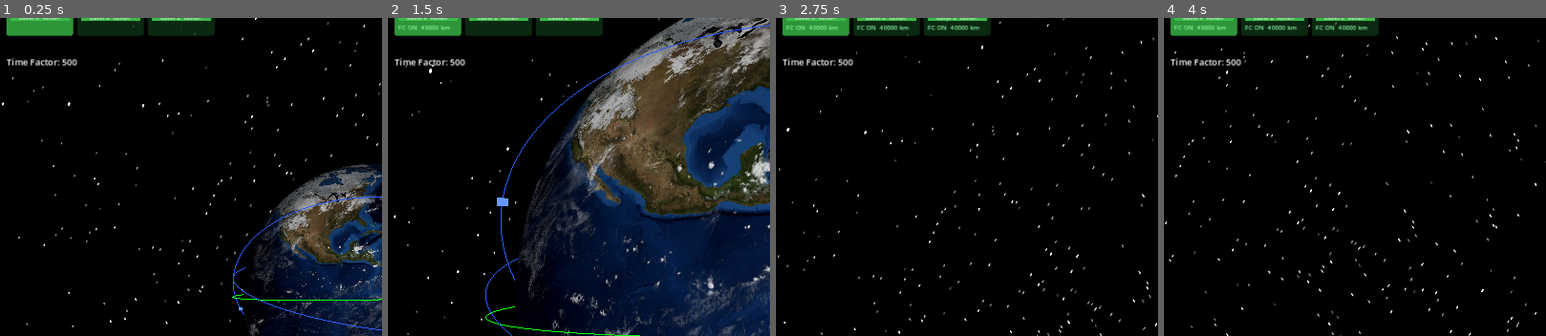
Above: before the commit, frames 1-4 (left to right).
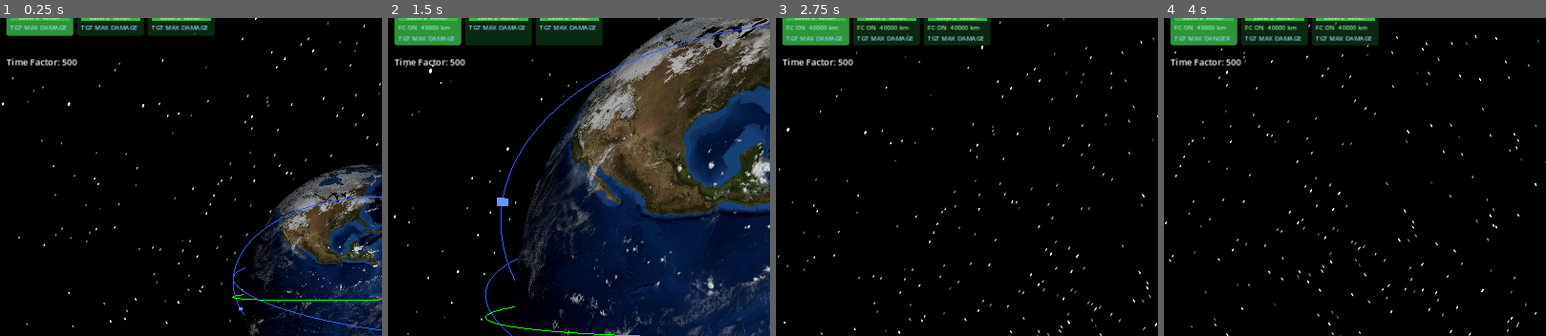
Above: after the commit, the same moments.

Repository: mellenburg/game
Game: Godot game, scene res://scenes/main.tscn
Same seed, same stepped clock (60 frames per second), same inputs: the game is played once before the commit and once after it.
Inputs (mouse positions are % of the whole screen's width and height, from its top left):
- Up to frame 1 (0.25 s): no input
- Up to frame 2 (1.5 s): tap Enter at 0.5 s; move the mouse to (55, 50) at 0.52 s; hold W (move_forward) from 0.53 s (still down); tap C (toggle_fire_control) at 0.6 s; tap L (toggle_laser_targeting, bound only after the commit) at 0.8, 1.35 s; move the mouse to (45, 50) at 1.27 s
- Up to frame 3 (2.75 s): keep holding W (move_forward); tap Shift at 1.55 s; move the mouse to (52, 48) at 2.02 s; hold Shift from 2.03 s (still down); tap C (toggle_fire_control) at 2.3 s
- Up to frame 4 (4 s): keep holding W (move_forward); move the mouse to (49, 52) at 2.77 s; release Shift at 2.78 s; tap J (add_decaying_enemy) at 2.85 s; tap L (toggle_laser_targeting, bound only after the commit) at 3.05 s; move the mouse to (57, 51) at 3.52 s; hold Shift from 3.53 s (still down); tap B (add_enemies) at 3.6 s
The pictures show only the part of the screen within x 0-50%, y 7-57%; the shares and areas given below are measured in that part.

The runs differ from the first frame. In frame 1, 0.5% of the frame differs, in the area x 2-55%, y 2-4%; in frame 2, 2.0%, in the area x 1-57%, y 2-9%; in frame 3, 1.6%; in frame 4, 1.6%.

Commit message:
Add laser targeting modes (max damage / max danger)
L toggles the selected unit's laser between MAX_DAMAGE (closest target,
matches the previous behavior) and MAX_DANGER (target whose current
trajectory impacts Earth soonest, ranked by predicted time-to-impact
with closest-distance as a tiebreaker). Shift+L flips every armed
player ship in the fleet to a shared mode.

EarthOrbit gets a new pure RefCounted helper, time_to_impact, that
clones the orbit and propagates stepwise until the body crosses the
surface or the horizon expires. Short-circuits non-impacting orbits on
the r_p > EARTH_RADIUS_KM gate so MAX_DANGER stays cheap when no body
is currently inbound. Player roster boxes get a persistent "TGT MAX
DAMAGE / TGT MAX DANGER" line so the operator can see the current
mode at a glance.

https://claude.ai/code/session_01TriXTcCxX5Qj8cEsKUxNmT

Diff:
--- a/godot/project.godot
+++ b/godot/project.godot
@@ -125,6 +125,10 @@
 "deadzone": 0.5,
 "events": [Object(InputEventKey,"resource_local_to_scene":false,"resource_name":"","device":-1,"window_id":0,"alt_press …(191 unchanged characters)…
 }
+toggle_laser_targeting={
+"deadzone": 0.5,
+"events": [Object(InputEventKey,"resource_local_to_scene":false,"resource_name":"","device":-1,"window_id":0,"alt_pressed":false,"shift_pressed":false,"ctrl_pressed":false,"meta_pressed":false,"pressed":false,"keycode":0,"physical_keycode":76,"key_label":0,"unicode":0,"location":0,"echo":false,"script":null)]
+}
 
 [physics]
 
--- a/godot/scripts/earth_orbit.gd
+++ b/godot/scripts/earth_orbit.gd
@@ -188,6 +188,43 @@
 	return EarthOrbit.new(pos, vel)
 
 
+## Forward-only estimate of when this orbit's trajectory crosses the
+## Earth's surface, in seconds. Returns 0.0 if already underground, INF
+## if the orbit's periapsis is above the surface (no current-trajectory
+## impact) or no crossing is found within `max_seconds`. Stateless on
+## the receiver — propagation runs on a temporary clone, so calling
+## this never mutates `self`. Used by the laser "max danger" targeting
+## mode to rank candidates by impact urgency rather than radial
+## distance.
+func time_to_impact(
+	max_seconds: float = 1800.0, step_seconds: float = 30.0
+) -> float:
+	if not is_state_valid():
+		return INF
+	if norm_r <= EARTH_RADIUS_KM:
+		return 0.0
+	# A bound orbit whose periapsis sits above the surface won't cross it
+	# on its own — short-circuit before we waste a clone on a satellite
+	# that will just keep orbiting. Hyperbolic / parabolic flyby cases
+	# also fall through the inequality cleanly: their r_p is well-defined
+	# (positive in both arms of the branch above) and the gate still
+	# eliminates the ones that miss.
+	if is_finite(r_p) and r_p > EARTH_RADIUS_KM:
+		return INF
+	if step_seconds <= 0.0 or max_seconds <= 0.0:
+		return INF
+	var clone := EarthOrbit.new(r, v)
+	var t := 0.0
+	while t < max_seconds:
+		var dt: float = minf(step_seconds, max_seconds - t)
+		if not clone.propagate(dt):
+			return INF
+		t += dt
+		if clone.norm_r <= EARTH_RADIUS_KM:
+			return t
+	return INF
+
+
 ## Periapsis radius for the orbit defined by (r, v). Uses the
 ## conic-section identity r_p = p / (1+e), which is well-defined for all
 ## eccentricities (elliptic, parabolic, hyperbolic). Returns 0 for a
--- a/godot/scripts/earth_system.gd
+++ b/godot/scripts/earth_system.gd
@@ -264,7 +264,18 @@
 
 
 func _pick_target_for_weapon(attacker: Satellite, w: Weapon) -> Satellite:
+	# Two-key lexicographic ranking. In MAX_DAMAGE mode the primary key is
+	# distance² (closest wins, so range-falloff damage is highest). In
+	# MAX_DANGER mode the primary key is predicted time-to-impact (soonest
+	# threat to Earth wins), with distance² as a tiebreaker so non-impacting
+	# candidates fall back to the same closest-target rule rather than
+	# leaving the weapon idle when nothing is currently inbound. Time-to-
+	# impact is computed only when MAX_DANGER is active — the propagation
+	# clone is cheap but not free, so MAX_DAMAGE keeps the original tight
+	# loop.
+	var max_danger := attacker.targeting_mode == Satellite.TARGETING_MAX_DANGER
 	var best: Satellite = null
+	var best_t := INF
 	var best_d2 := INF
 	for other in real_satellites:
 		if other == attacker:
@@ -272,7 +283,20 @@
 		if not w.is_target_in_engagement_envelope(attacker, other):
 			continue
 		var d2: float = (other.orbit.r - attacker.orbit.r).length_squared()
-		if d2 < best_d2:
+		var t := INF
+		if max_danger:
+			t = other.orbit.time_to_impact()
+		var better := false
+		if max_danger:
+			if t < best_t:
+				better = true
+			elif t == best_t and d2 < best_d2:
+				better = true
+		else:
+			if d2 < best_d2:
+				better = true
+		if better:
+			best_t = t
 			best_d2 = d2
 			best = other
 	return best
@@ -441,6 +465,11 @@
 			_toggle_fire_control_on_all()
 		else:
 			_toggle_fire_control_on_selected()
+	if Input.is_action_just_pressed("toggle_laser_targeting"):
+		if Input.is_key_pressed(KEY_SHIFT):
+			_toggle_targeting_mode_on_all()
+		else:
+			_toggle_targeting_mode_on_selected()
 
 
 # Toggle fire-control mode on the active player satellite. Mutates
@@ -476,6 +505,45 @@
 	for sat in armed:
 		if sat.fire_control_active != target:
 			sat.toggle_fire_control()
+
+
+# Toggle targeting mode on the active player satellite. Mirrors the
+# fire-control variant — mutates the *real* sat (planning clone gets
+# resync'd on the next physics tick) and silently no-ops on enemies /
+# unarmed units so the user gets no feedback for a meaningless toggle.
+func _toggle_targeting_mode_on_selected() -> void:
+	if real_satellites.is_empty():
+		return
+	var idx := planning_selected if planning_mode else selected_ship
+	if idx < 0 or idx >= real_satellites.size():
+		return
+	var sat := real_satellites[idx]
+	if sat.team != Satellite.TEAM_PLAYER or sat.weapons.is_empty():
+		return
+	sat.toggle_targeting_mode()
+
+
+# Fleet-wide targeting toggle (Shift+L). If any armed player ship is in
+# MAX_DAMAGE, snap the whole fleet to MAX_DANGER; otherwise snap them
+# all back to MAX_DAMAGE. Same "consensus then flip" pattern the
+# fire-control variant uses, so a mixed fleet converges to one mode in
+# a single press.
+func _toggle_targeting_mode_on_all() -> void:
+	var armed := _armed_player_sats()
+	if armed.is_empty():
+		return
+	var any_max_damage := false
+	for sat in armed:
+		if sat.targeting_mode == Satellite.TARGETING_MAX_DAMAGE:
+			any_max_damage = true
+			break
+	var target_mode := (
+		Satellite.TARGETING_MAX_DANGER if any_max_damage
+		else Satellite.TARGETING_MAX_DAMAGE
+	)
+	for sat in armed:
+		if sat.targeting_mode != target_mode:
+			sat.toggle_targeting_mode()
 
 
 func _armed_player_sats() -> Array[Satellite]:
--- a/godot/scripts/hud.gd
+++ b/godot/scripts/hud.gd
@@ -47,6 +47,15 @@
 const FC_TEXT_COLOR := Color(0.55, 0.95, 0.65, 1.0)
 const FC_FONT_SIZE: int = 10
 const FC_NODE_NAME: String = "FCStatus"
+
+# Targeting-mode readout. Always present on armed player ships (unlike
+# the FC line which only shows when fire control is on) — it's a
+# persistent gameplay setting, not a toggle-into-an-overlay state. Cyan
+# tint is distinct from the FC green so the two single-line meta
+# readouts don't blend visually.
+const TGT_TEXT_COLOR := Color(0.55, 0.85, 0.95, 1.0)
+const TGT_FONT_SIZE: int = 10
+const TGT_NODE_NAME: String = "TargetingStatus"
 
 const LOS_CLEAR := Color(1.0, 0.95, 0.2)        # yellow
 const LOS_BLOCKED := Color(1.0, 0.55, 0.55)     # light red
@@ -429,6 +438,15 @@
 	return l
 
 
+func _make_targeting_label() -> Label:
+	var l := Label.new()
+	l.name = TGT_NODE_NAME
+	l.add_theme_font_size_override("font_size", TGT_FONT_SIZE)
+	l.add_theme_color_override("font_color", TGT_TEXT_COLOR)
+	l.mouse_filter = Control.MOUSE_FILTER_IGNORE
+	return l
+
+
 func _update_bar_row(row: Control, fill_color: Color, text: String, fraction: float) -> void:
 	var fill := row.get_child(1) as ColorRect
 	if fill != null:
@@ -456,9 +474,9 @@
 		return
 
 	# Index 0 is the HP label; bar rows follow; an optional FC status
-	# label tails the box when fire control is active. Detach the FC
-	# label first so the bar-resize loop's child-count math stays
-	# unchanged — we re-append (or drop) it after the bars settle.
+	# label and targeting-mode label tail the box. Detach both meta
+	# labels first so the bar-resize loop's child-count math stays
+	# unchanged — we re-append (or drop) them after the bars settle.
 	var hp_label := rows.get_child(0) as Label
 	if hp_label != null:
 		hp_label.text = "HP %d/%d" % [int(sat.hp), int(sat.max_hp)]
@@ -466,6 +484,9 @@
 	var fc_label := rows.get_node_or_null(FC_NODE_NAME) as Label
 	if fc_label != null:
 		rows.remove_child(fc_label)
+	var tgt_label := rows.get_node_or_null(TGT_NODE_NAME) as Label
+	if tgt_label != null:
+		rows.remove_child(tgt_label)
 
 	var desired_bars := 0
 	if not sat.weapons.is_empty():
@@ -492,6 +513,21 @@
 		rows.add_child(fc_label)
 	elif fc_label != null:
 		fc_label.queue_free()
+
+	# Targeting mode is always shown on armed player ships — it's a
+	# persistent setting, not a transient overlay, so it doesn't gate
+	# on a toggle. Unarmed bodies skip it for the same reason FC does.
+	var want_tgt := not sat.weapons.is_empty()
+	if want_tgt:
+		if tgt_label == null:
+			tgt_label = _make_targeting_label()
+		tgt_label.text = (
+			"TGT MAX DANGER" if sat.targeting_mode == Satellite.TARGETING_MAX_DANGER
+			else "TGT MAX DAMAGE"
+		)
+		rows.add_child(tgt_label)
+	elif tgt_label != null:
+		tgt_label.queue_free()
 
 	if desired_bars == 0:
 		return
--- a/godot/scripts/satellite.gd
+++ b/godot/scripts/satellite.gd
@@ -12,6 +12,16 @@
 
 const TEAM_PLAYER: int = 0
 const TEAM_ENEMY: int = 1
+
+# Laser targeting modes. MAX_DAMAGE picks the closest in-envelope target
+# (current-distance scoring, so range-falloff damage is highest);
+# MAX_DANGER picks the in-envelope target with the smallest predicted
+# time-to-impact-on-Earth, falling back to closest distance when no
+# candidate is on a current-trajectory impact path. Stored on the
+# satellite so each ship can carry its own setting; toggled per-unit
+# (L) or fleet-wide (Shift+L).
+const TARGETING_MAX_DAMAGE: int = 0
+const TARGETING_MAX_DANGER: int = 1
 
 const SCENE_SCALE: float = 1.0 / 1000.0
 const DEFAULT_R := Vector3(-6045.0, -3490.0, 2500.0)
@@ -83,6 +93,11 @@
 # engagement_range_km value is preserved so re-toggling fire control
 # brings the same setting back.
 var fire_control_active: bool = false
+# Per-ship laser targeting mode. Honored by EarthSystem._pick_target_for_weapon
+# when selecting which in-envelope enemy each weapon will fire at this tick.
+# Cloned across planning satellites so the planning view shows the same
+# auto-targeting choice the live simulation will make.
+var targeting_mode: int = TARGETING_MAX_DAMAGE
 
 # Wall-clock timestamp at which the orange "I got hit" tint reverts to
 # the team color. Wall-clock so the pulse is visible regardless of how
@@ -173,6 +188,17 @@
 ## empty.
 func toggle_fire_control() -> void:
 	fire_control_active = not fire_control_active
+
+
+## Flip the laser targeting mode between MAX_DAMAGE (closest target) and
+## MAX_DANGER (target whose trajectory impacts Earth soonest). Only
+## meaningful on armed units; on unarmed bodies the flag is harmless but
+## ignored by the combat loop.
+func toggle_targeting_mode() -> void:
+	if targeting_mode == TARGETING_MAX_DAMAGE:
+		targeting_mode = TARGETING_MAX_DANGER
+	else:
+		targeting_mode = TARGETING_MAX_DAMAGE
 
 
 ## Clamp + assign the operator-set engagement range. The lower bound
@@ -348,6 +374,7 @@
 	energy = other.energy
 	engagement_range_km = other.engagement_range_km
 	fire_control_active = other.fire_control_active
+	targeting_mode = other.targeting_mode
 	if other.weapons.is_empty():
 		weapons.clear()
 	if is_inside_tree():
--- a/godot/tests/test_earth_orbit.gd
+++ b/godot/tests/test_earth_orbit.gd
@@ -245,3 +245,82 @@
 	# c3(0) = 1/6.
 	assert_close(EarthOrbit.c3(0.0), 1.0 / 6.0, 1.0e-12)
 	assert_close(EarthOrbit.c3(0.99), (sqrt(0.99) - sin(sqrt(0.99))) / pow(0.99, 1.5), 1.0e-9)
+
+
+# ---- time_to_impact ------------------------------------------------------
+
+
+func test_time_to_impact_circular_orbit_never_hits() -> void:
+	# A circular 500 km orbit has r_p == r > EARTH_RADIUS. The short-
+	# circuit on r_p > EARTH_RADIUS_KM should return INF without
+	# spinning the propagator.
+	var o := EarthOrbit.make_circular(500.0, 0.0, 0.0, 0.0)
+	assert_eq(o.time_to_impact(1800.0, 30.0), INF)
+
+
+func test_time_to_impact_underground_returns_zero() -> void:
+	# Already inside Earth — the function returns 0 immediately so
+	# callers ranking by impact urgency see the most urgent possible
+	# value.
+	var o := EarthOrbit.new(
+		Vector3(EarthOrbit.EARTH_RADIUS_KM * 0.5, 0.0, 0.0),
+		Vector3(0.0, 5.0, 0.0),
+	)
+	assert_close(o.time_to_impact(1800.0, 30.0), 0.0)
+
+
+func test_time_to_impact_inbound_drop() -> void:
+	# Highly eccentric inbound trajectory from 8000 km radius. Velocity
+	# is dominantly inward but with a small tangential component so the
+	# orbit isn't rectilinear (a pure-radial state has h = 0 which the
+	# propagator's element pipeline rejects). The sub-surface periapsis
+	# guarantees the body crosses the surface inside the horizon.
+	var o := EarthOrbit.new(
+		Vector3(8000.0, 0.0, 0.0),
+		Vector3(-1.0, 1.0, 0.0),
+	)
+	var t := o.time_to_impact(1800.0, 10.0)
+	assert_true(is_finite(t), "expected finite time-to-impact for inbound drop")
+	assert_true(t > 0.0)
+	assert_true(t < 1800.0)
+	# Verify the receiver is unchanged — time_to_impact must not
+	# mutate `self`. Compare the radius only; floating-point mod work
+	# inside _recompute_elements would shift derived elements but r
+	# itself shouldn't drift.
+	assert_close(o.r.x, 8000.0)
+	assert_close(o.r.y, 0.0)
+
+
+func test_time_to_impact_capped_by_horizon() -> void:
+	# A barely-inbound body whose impact lies past the requested
+	# horizon should report INF (caller's "no current threat" answer)
+	# rather than running propagation forever. We use an inbound
+	# trajectory whose r_p sits just below the surface but with so
+	# little radial velocity that the surface crossing won't happen
+	# inside the short horizon we pass in.
+	var o := EarthOrbit.new(
+		Vector3(40000.0, 0.0, 0.0),
+		Vector3(-0.05, 0.5, 0.0),
+	)
+	# 60 seconds is far too short for a body 33000 km up at 50 m/s
+	# inward to reach the surface — confirm we get INF.
+	assert_eq(o.time_to_impact(60.0, 30.0), INF)
+
+
+func test_time_to_impact_orders_two_meteorites_by_urgency() -> void:
+	# Two inbound bodies at the same radius but different speeds: the
+	# faster-falling one should report a smaller time-to-impact. This
+	# is the property the laser "max danger" targeting depends on.
+	# Tangential component is identical so h ≠ 0 in both — only the
+	# radial inflow rate differs.
+	var slow := EarthOrbit.new(
+		Vector3(10000.0, 0.0, 0.0), Vector3(-1.0, 1.0, 0.0)
+	)
+	var fast := EarthOrbit.new(
+		Vector3(10000.0, 0.0, 0.0), Vector3(-3.0, 1.0, 0.0)
+	)
+	var t_slow := slow.time_to_impact(1800.0, 10.0)
+	var t_fast := fast.time_to_impact(1800.0, 10.0)
+	assert_true(is_finite(t_slow))
+	assert_true(is_finite(t_fast))
+	assert_true(t_fast < t_slow, "faster inbound should impact sooner")
